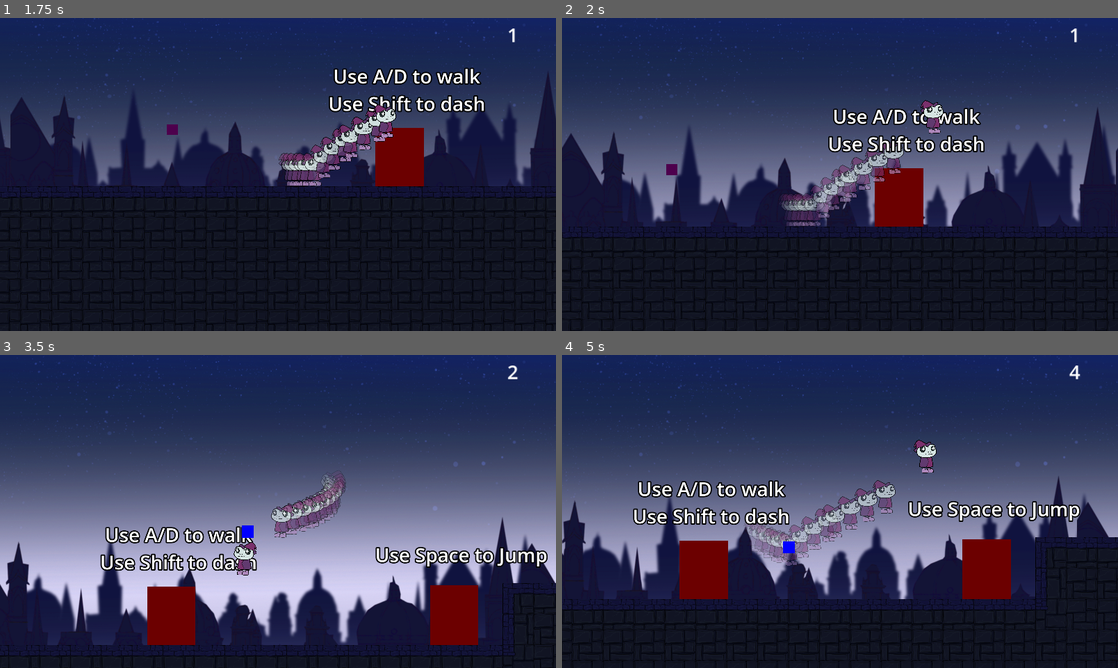
Above: before the commit, frames 1-4 (two rows, left to right).
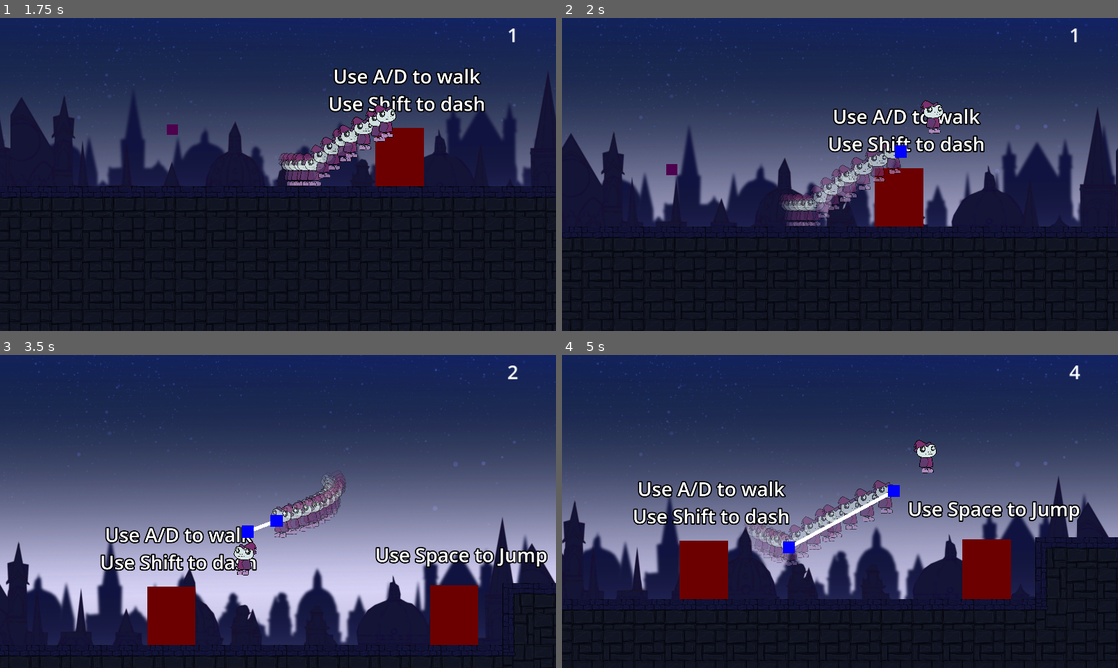
Above: after the commit, the same moments.

Repository: DerBrotDoktor/Frogoth
Game: Godot game, scene res://scenes/main/main.tscn
The game is run twice, just before and just after one commit, with the same random seed, the same clock (stepped at 60 frames per second) and the same inputs.
Inputs:
- Up to frame 1 (1.75 s): click "Start" at 0.5 s; hold D (right) from 1.28 s (still down); tap Shift (dash) at 1.35 s; tap Space (jump) at 1.52 s
- Up to frame 2 (2 s): keep holding D (right)
- Up to frame 3 (3.5 s): tap F (discrad_shape) at 2.1 s; tap Space (jump) at 2.27 s; release D (right) at 2.78 s; hold A (left) from 2.78 s (still down); tap Shift (dash) at 2.85 s
- Up to frame 4 (5 s): release A (left) at 3.53 s; hold D (right) from 3.53 s (still down); tap F (discrad_shape) at 3.6 s; tap Space (jump) at 3.77, 4.52 s; tap Shift (dash) at 4.35 s

Frame 1 is identical in both runs. In frame 2, less than 0.1% of the frame differs, in the area x 59-62%, y 40-45%; in frame 3, 0.1%; in frame 4, 0.3%, in the area x 41-61%, y 41-62%.

Commit message:
Added: place temporary orb at the end of dash
--HG--
branch : NewOrbJump

Diff:
--- a/scenes/main/bash_point_controller.gd
+++ b/scenes/main/bash_point_controller.gd
@@ -43,8 +43,8 @@
 	for point in current_points:
 		if point == points[0]:
 			break
-		else:
-			point.delete_point()
+		elif point.has_method("delete_point"):
+				point.delete_point()
 	current_shape.finish_shape(points)
 	current_shape = null
 	current_points = []
--- a/scenes/player/player.gd
+++ b/scenes/player/player.gd
@@ -178,6 +178,7 @@
 	$GhostTimer.stop()
 	$DashCooldown.start()
 	can_move = true
+	try_place_orb()
 
 func take_damage(damage):
 	if current_health > 1:
